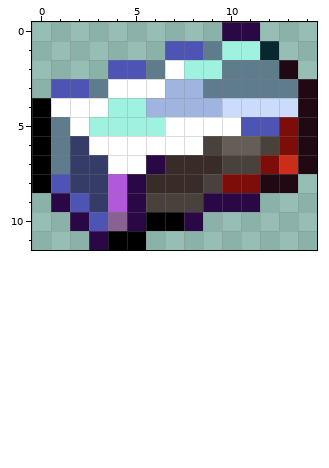
Two versions of one pixel-art sprite, Sources/Modules/YggdrasilModule/YggdrasilTown/Items/CyanVineBar.png. Above is the file before it was changed.
The file is 30x24 pixels, drawn in blocks of 2x2; one block is one cell here.
The result:
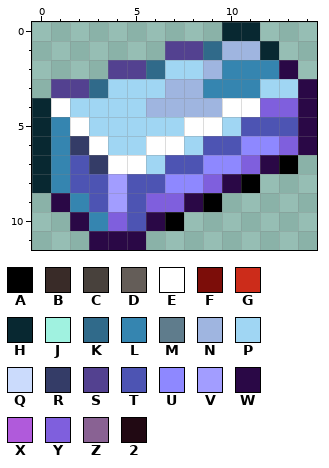
Palette (. is transparent): A #000000  B #392b28  C #48413c  D #645d58  E #ffffff  F #7c0d09  G #cc2c1a  H #082831  J #a0f2e0  K #306a8a  L #3585b0  M #5f7c8c  N #9fb5e0  P #a0d6f3  Q #cbdbfc  R #343c67  S #534190  T #4d54b3  U #8e88ff  V #a29dff  W #2a0846  X #b05adb  Y #7f5fdd  Z #896293  2 #210913
The exact change:
Changed rows in their new state; - is an unchanged pixel.
first column x 0:
 0 ----------HH---
 1 -------SSKNN---
 2 ----SSKPPNLLLW-
 3 -SSKPPP--LLLPPW
 4 H-PPPP----EEYYW
 5 HL-PPPPP--P--TW
 6 HL--PP--PTTUUYW
 7 HLT---PTTUUYWA.
 8 HLTTVTTUUYWA..-
 9 --LTVTYYWA..---
10 ---LYTW-.------
11 ----WW---------
Changed places in both pictures, as pixel boxes (x1, y1, x2, y2):
changed: (32, 22, 317, 250)
